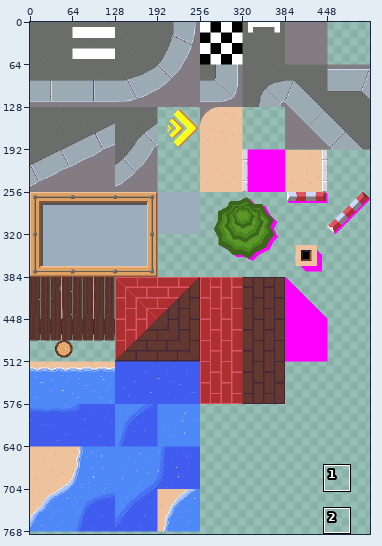
A pixel-art file gets an edit: core/assets-src/maps/city.ase. The picture above shows the old version from afar; the outline marks the close-up.
Close-up. First the earlier version:
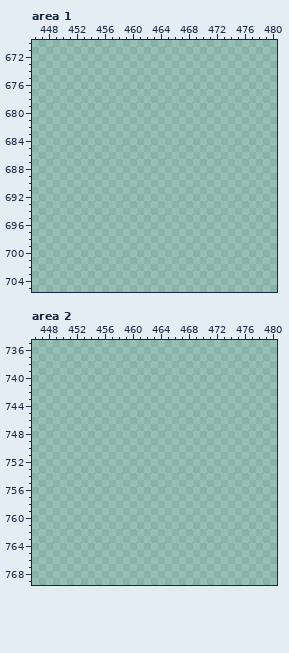
512x896 pixels, 1 frame. Shown: area 1: x 446..480, y 670..705; area 2: x 446..480, y 735..769. The wide view leaves out empty margins. The commit also changed other parts of the picture, which this record leaves out.
The same view after the edit:
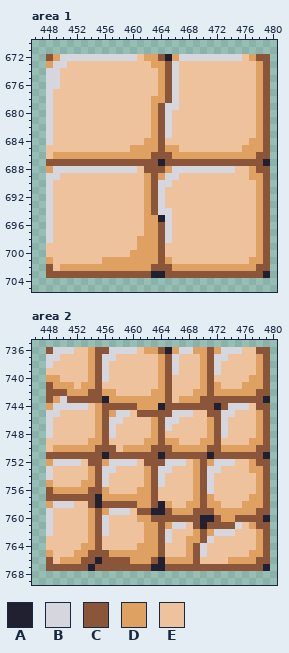
Palette (. is transparent): A #202031  B #d5d6de  C #8b5539  D #dea162  E #eec29c
From old to new:
Changed rows in their new state; - is an unchanged pixel.
Area 1, layer "Layer":
first column x 448:
672 CDBBBBBBBBBBBEDDCADBBBBBBBBBEDCC
673 DBBEEEEEEEEEEEEDDCBEEEEEEEEEEEDC
674 BBEEEEEEEEEEEEEEDCBEEEEEEEEEEEDC
675 BBEEEEEEEEEEEEEEDCBEEEEEEEEEEEDC
676 BBEEEEEEEEEEEEEEDCBEEEEEEEEEEEDC
677 BEEEEEEEEEEEEEEEDCBEEEEEEEEEEEDC
678 BEEEEEEEEEEEEEEDDCBEEEEEEEEEEEDC
679 BEEEEEEEEEEEEEEDCBBEEEEEEEEEEEDC
680 BEEEEEEEEEEEEEEDCBEEEEEEEEEEEEDC
681 BEEEEEEEEEEEEEEDCBEEEEEEEEEEEEDC
682 BEEEEEEEEEEEEEEDCBEEEEEEEEEEEEDC
683 BEEEEEEEEEEEEEEDCBEEEEEEEEEEEEDC
684 BEEEEEEEEEEEEEDDCEEEEEEEEEEEEDDC
685 EEEEEEEEEEEEDDDDCDDEEEEEEEEEDDDC
686 EDDDDDDDDDDDDDDCCCDDDDDDDDDDDDCC
687 CCCCCCCCCCCCCCCCACCCCCCCCCCCCCCA
688 DBBBBBBBBBBBBECCCDBBBBBBBBBEEDCC
689 BBEEEEEEEEEEEEDCDBBEEEEEEEEEEDDC
690 BEEEEEEEEEEEEEDCBBEEEEEEEEEEEEDC
691 BEEEEEEEEEEEEEDCBEEEEEEEEEEEEEDC
692 BEEEEEEEEEEEEEDCBEEEEEEEEEEEEEDC
693 BEEEEEEEEEEEEEDCBEEEEEEEEEEEEEDC
694 BEEEEEEEEEEEEEDCBBEEEEEEEEEEEEDC
695 BEEEEEEEEEEEEEDDABEEEEEEEEEEEEDC
696 BEEEEEEEEEEEEEDDCBEEEEEEEEEEEEDC
697 BEEEEEEEEEEEEEDDCBEEEEEEEEEEEEDC
698 BEEEEEEEEEEEEDDDCBEEEEEEEEEEEEDC
699 EEEEEEEEEEEEEDDDCEEEEEEEEEEEEEDC
700 EEEEEEEEEEEEDDDDCEEEEEEEEEEEEEDC
701 DEEEEEEEDDDDDDDDCDEEEEEEEEEEEDDC
702 CEDDDDDDDDDDDDDCCCDDDDDDDDDDDDCC
703 CCCCCCCCCCCCCCCAACCCCCCCCCCCCCCA
Area 2, layer "Layer":
first column x 448:
736 CBBBEEDCCBBBBEDDCADBBDDCDBBBEECC
737 BBEEEEDCBBEEEEEEDCBEEEDCBBEEEEDC
738 BEEEEEDCBEEEEEEEDCBEEEDCBEEEEEDC
739 EEEEEEDCBEEEEEEEDCBEEEDCBEEEEEDC
740 DDEEEEDCBEEEEEEEDCEEEEDCEEEEEDDC
741 CDDDEDDCEEEEEEEEDCEEEEDCDEEEDDDC
742 CCCDDDCCDDEEEEEDDCEEEDDCDDDDDDCC
743 CDBCCCCCADDDDDDDDCEDDDCCCCCCCCCA
744 DBBBBBEDCCCCCDDDACCCCCCCACBBBECC
745 BBEEEEEDCDBBECCCCCBBBEECCBBEEEDC
746 BEEEEEEDCBBEEEEDCBBEEEEDCBEEEEDC
747 BEEEEEEDCBEEEEEDCBEEEEEDCBEEEEDC
748 BEEEEEEDCBEEEEEDCEEEEEEDCBEEEEDC
749 EEEEEEDDCEEEEEDDCDDEEEDDCEEEEDDC
750 EDDDDDDCCCEDDDDCCCDDDDDCCDDDDDCC
751 CCCCCCCCACCCCCCCACCCCCCACCCCCCCA
752 DBBBBECCDBBBBECCCBBBEDCDBBBEEDCC
753 BEEEEEDCBBEEEEDCBBEEEDCBBEEEEDDC
754 BEEEEEDCBEEEEEDCBEEEEDCBEEEEEEDC
755 DEEEEDDCBEEEEEDCBEEEEDCBEEEEEEDC
756 CDDDDDCCDEEEEDDCEEEEEDCBEEEEEEDC
757 CCCCCCCADDDDDDDCEEEEEDCDEEEEEDDC
758 DBBBEECACCCCCDDCADEEDDCDDEEEDDDC
759 BEEEEEDCDBBBECCAACDDDCCCDDDDDDCC
760 BEEEEEDCBEEEEDDCCCCCCCAACDDCCCCA
761 BEEEEEDCBEEEEEDDCDBBECACCCCBEDCC
762 BEEEEEDCBEEEEEDDCBEEEDCDBBBEEEDC
763 EEEEEEDCEEEEEEDDCBEEDDCBEEEEEEDC
764 EEEEEDDCEEEEEDDDCEEEDCBEEEEEEEDC
765 DEEEDDCCCDDDDDDDCEEEDCBEEEEEEDDC
766 CEDDDCCACCCCDDDCADDDDCEEEEDDDDCC
767 CCCCCCACCCCCCCCAACCCCCCCCCCCCCCA
